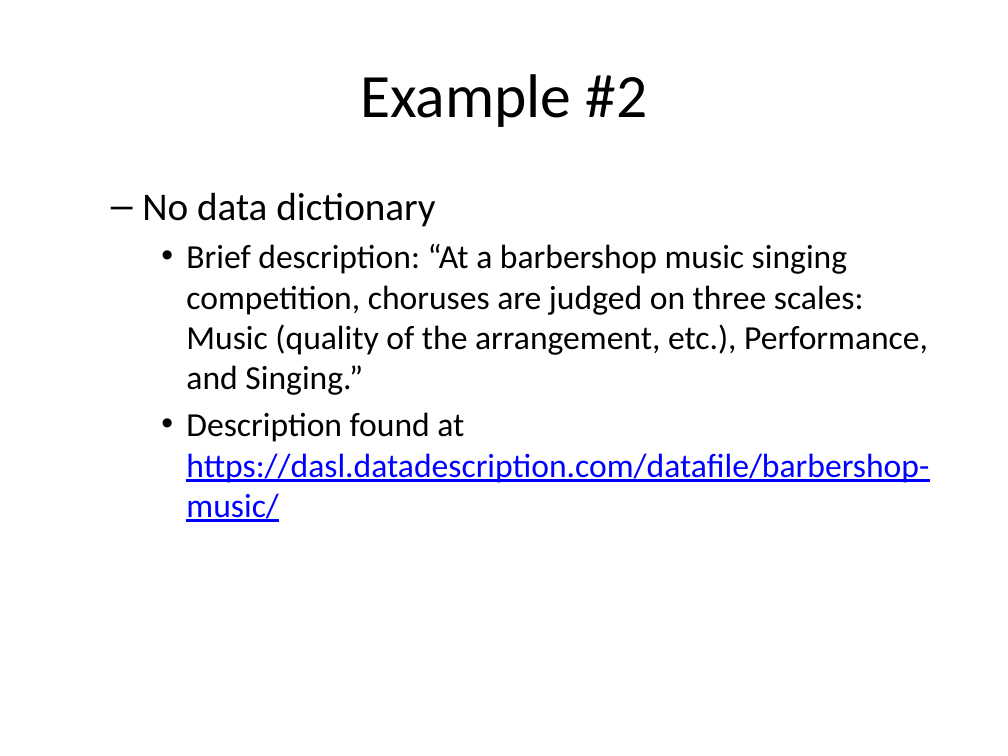
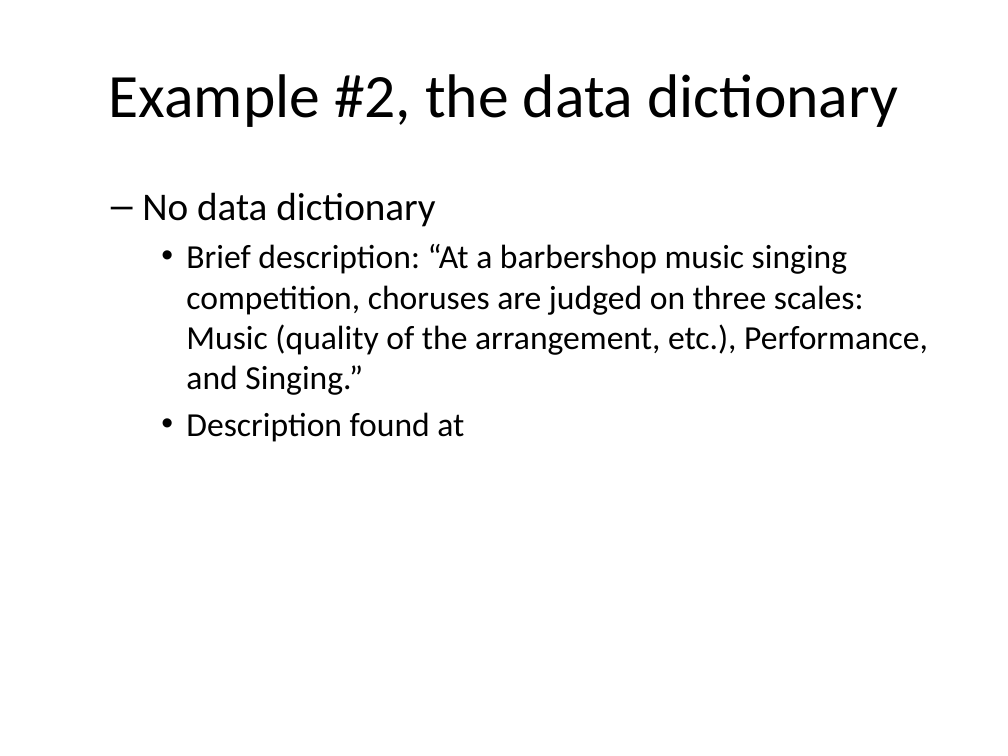
Before and after one commit to pmean/classes, a slide deck: slide 45 of introduction-to-r/src/v03-slides-and-speaker-notes.pptx. Drawn at 1008x756 pixels with LibreOffice and Linux fonts; fonts in the diff are those of the drawing. Boxes give left, top, right and bottom in pixels: in the first picture for what was removed or moved away, otherwise in the second. Text is boxed around its words. In the diff, an @@ line names an element or a change of style, - is before the commit and + after.

```diff
--- a/introduction-to-r/src/v03-slides-and-speaker-notes.pptx
+++ b/introduction-to-r/src/v03-slides-and-speaker-notes.pptx
@@ title at (109,74,898,127): text changed @@
-Example #2
+Example #2, the data dictionary
@@ text at (186,412,464,442): text changed; text colour #0000FF to #000000 @@
-    • Description found at https://dasl.datadescription.com/datafile/barbershop-music/
+    • Description found at
```
Also in this commit, not shown: 17 other slides changed, 2 slides added, 6 other files.
